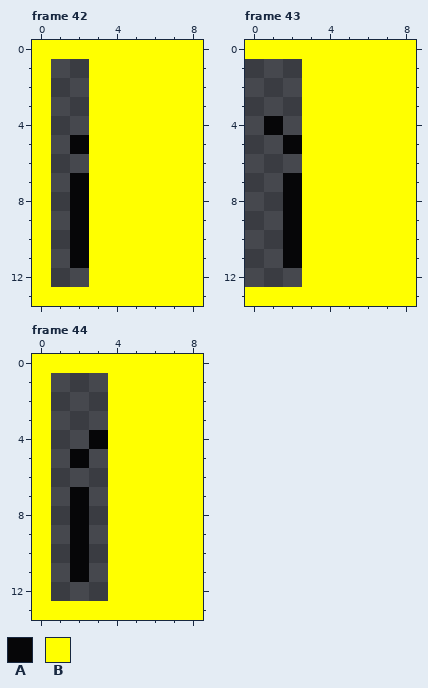
Two states of a pixel-art file, data/font/font_pix8.aseprite. That is the earlier state.
9x14 pixels, 200 frames. Shown: frame 42, frame 43, frame 44. The commit also changed other frames, which this record leaves out.
Visible layers, top first: "Layer 1", "mak glyph", "mask".
Palette (. is transparent): A #060608  B #ffff00
Pixels before, frame 42, first column x 0:
 0 BBBBBBBBB
 1 B..BBBBBB
 2 B..BBBBBB
 3 B..BBBBBB
 4 B..BBBBBB
 5 B.ABBBBBB
 6 B..BBBBBB
 7 B.ABBBBBB
 8 B.ABBBBBB
 9 B.ABBBBBB
10 B.ABBBBBB
11 B.ABBBBBB
12 B..BBBBBB
13 BBBBBBBBB
Pixels before, frame 43, first column x 0:
 0 BBBBBBBBB
 1 ...BBBBBB
 2 ...BBBBBB
 3 ...BBBBBB
 4 .A.BBBBBB
 5 ..ABBBBBB
 6 ...BBBBBB
 7 ..ABBBBBB
 8 ..ABBBBBB
 9 ..ABBBBBB
10 ..ABBBBBB
11 ..ABBBBBB
12 ...BBBBBB
13 BBBBBBBBB
Pixels before, frame 44, first column x 0:
 0 BBBBBBBBB
 1 B...BBBBB
 2 B...BBBBB
 3 B...BBBBB
 4 B..ABBBBB
 5 B.A.BBBBB
 6 B...BBBBB
 7 B.A.BBBBB
 8 B.A.BBBBB
 9 B.A.BBBBB
10 B.A.BBBBB
11 B.A.BBBBB
12 B...BBBBB
13 BBBBBBBBB
The result:
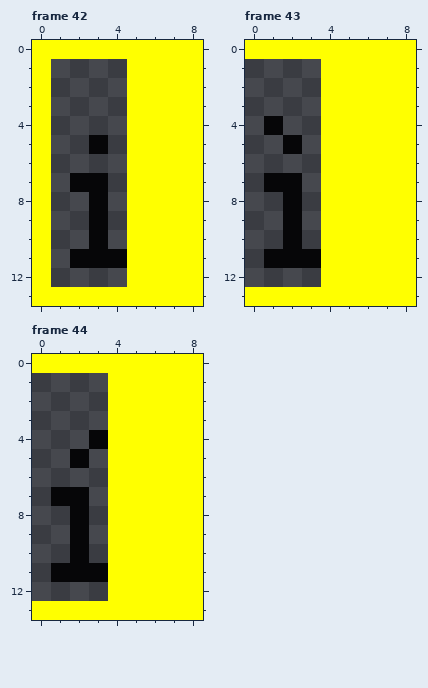
Diff:
Changed rows in their new state; - is an unchanged pixel.
Frame 42, layer "Layer 1":
first column x 2:
 1 -..
 2 -..
 3 -..
 4 -..
 5 .A.
 6 -..
 7 -A.
 8 .A.
 9 .A.
10 .A.
11 -AA
12 -..
Frame 43, layers "Layer 1", "mak glyph":
first column x 1:
 1 --.
 2 --.
 3 --.
 4 --.
 5 --.
 6 --.
 7 A-.
 8 --.
 9 --.
10 --.
11 A-A
12 --.
Frame 44, layers "Layer 1", "mak glyph":
first column x 0:
 1 .---
 2 .---
 3 .---
 4 .---
 5 .---
 6 .---
 7 .A--
 8 .---
 9 .---
10 .---
11 .A-A
12 .---
Boxes around the changes in both pictures, in picture pixels (x1, y1, x2, y2):
changed: (70, 59, 127, 287)
changed: (264, 59, 321, 287)
changed: (32, 373, 108, 601)
